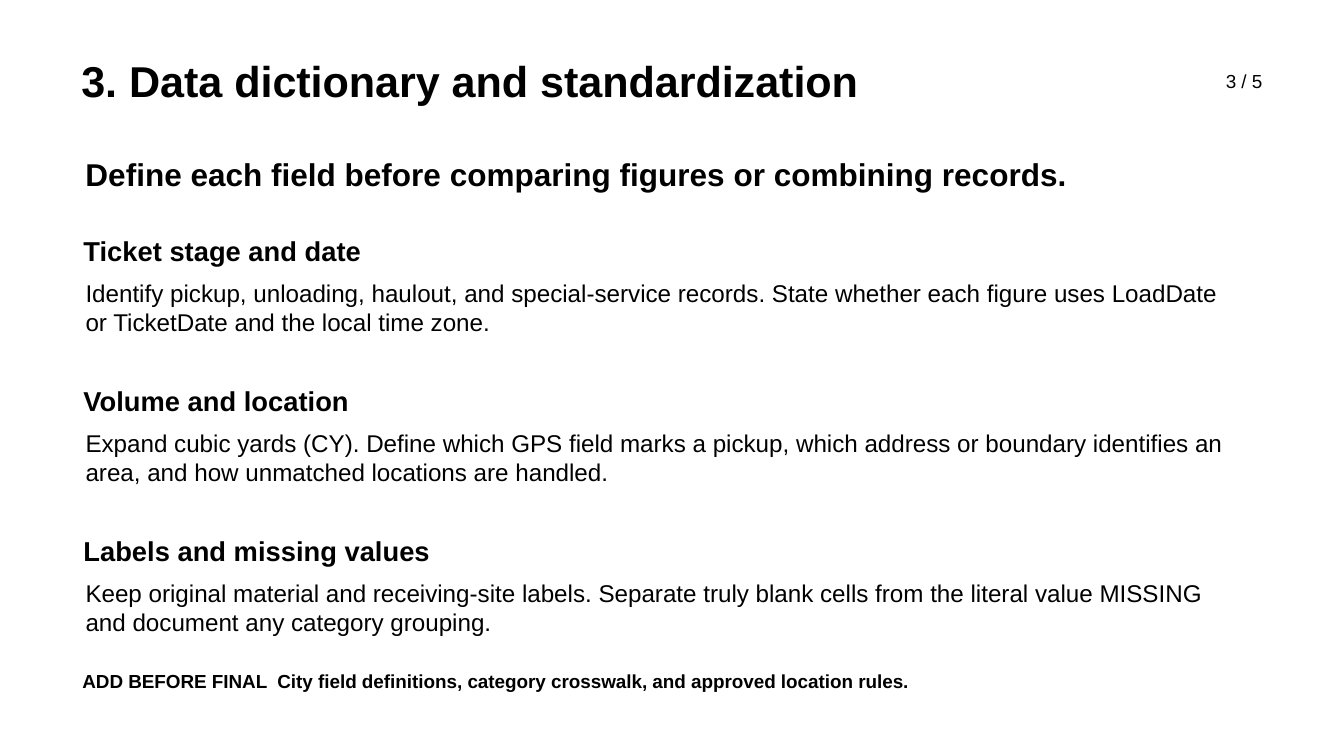
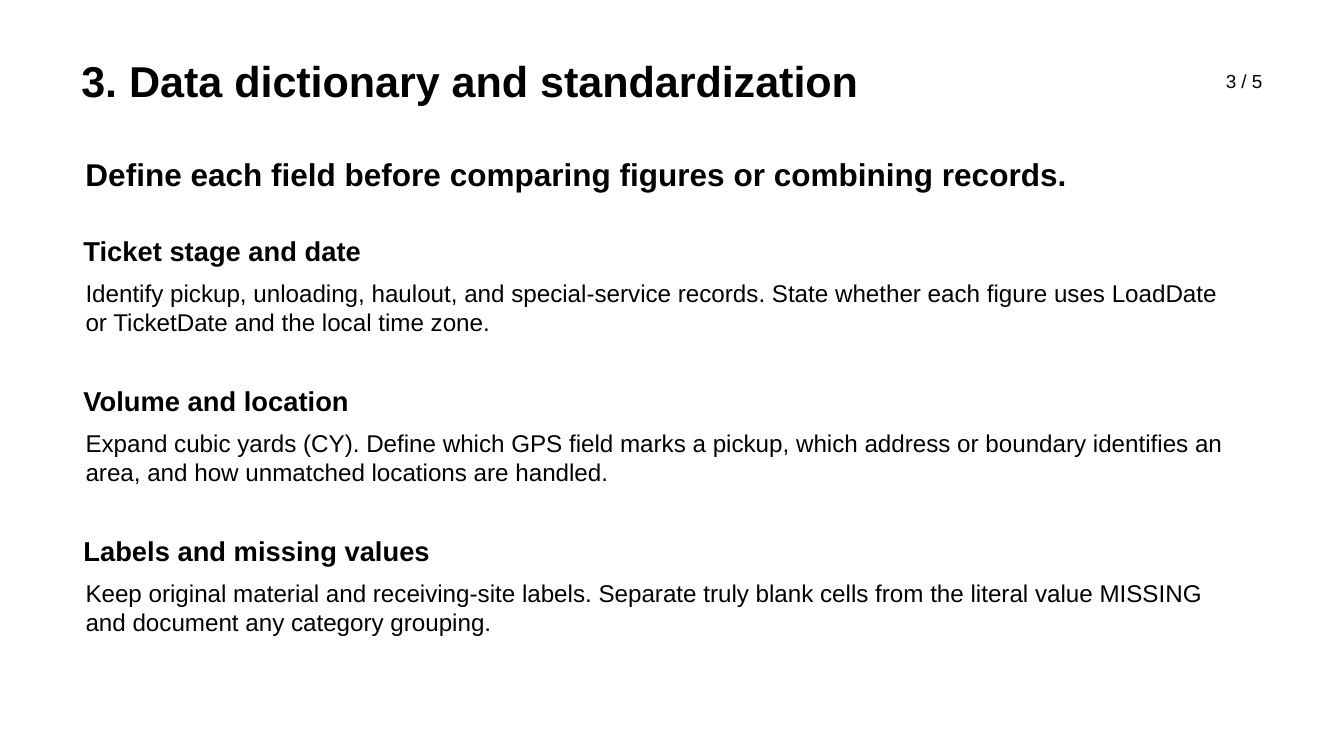
Before and after one commit to m-ark-han/Ticket-Data-Visualizations, a slide deck: slide 3 of presentation/DebrisInsight_five_slide_draft.pptx. Drawn at 1344x756 pixels with LibreOffice and Linux fonts; fonts in the diff are those of the drawing. Boxes give left, top, right and bottom in pixels: in the first picture for what was removed or moved away, otherwise in the second. Text is boxed around its words. In the diff, an @@ line names an element or a change of style, - is before the commit and + after.

```diff
--- a/presentation/DebrisInsight_five_slide_draft.pptx
+++ b/presentation/DebrisInsight_five_slide_draft.pptx
@@ text removed at [82,674,908,692] @@
-ADD BEFORE FINAL City field definitions, category crosswalk, and approved location rules.
```
Also in this commit, not shown: 4 other slides changed.
